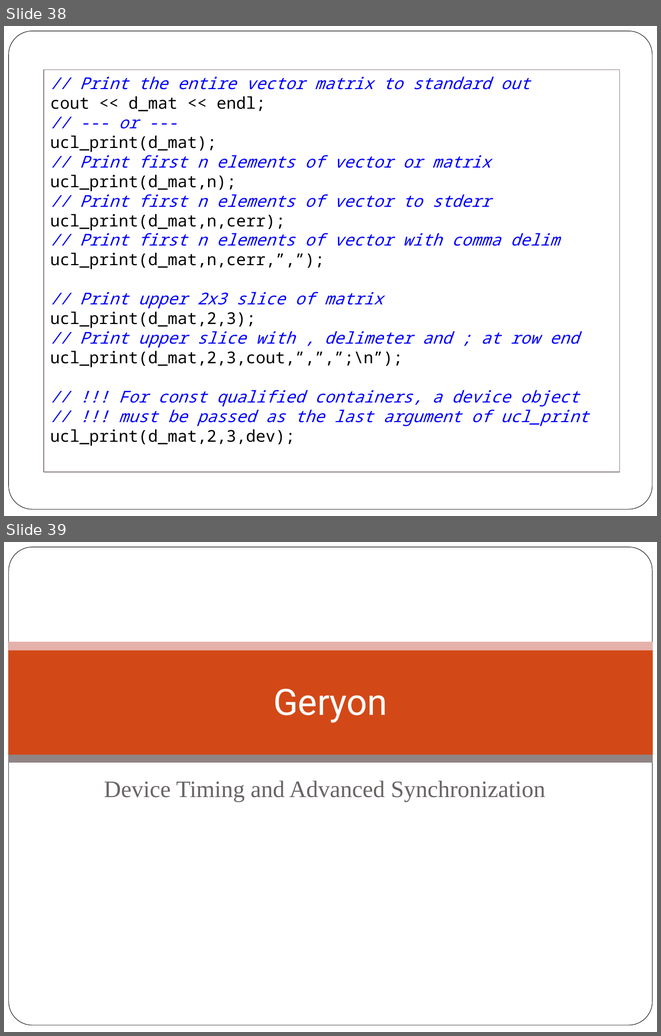
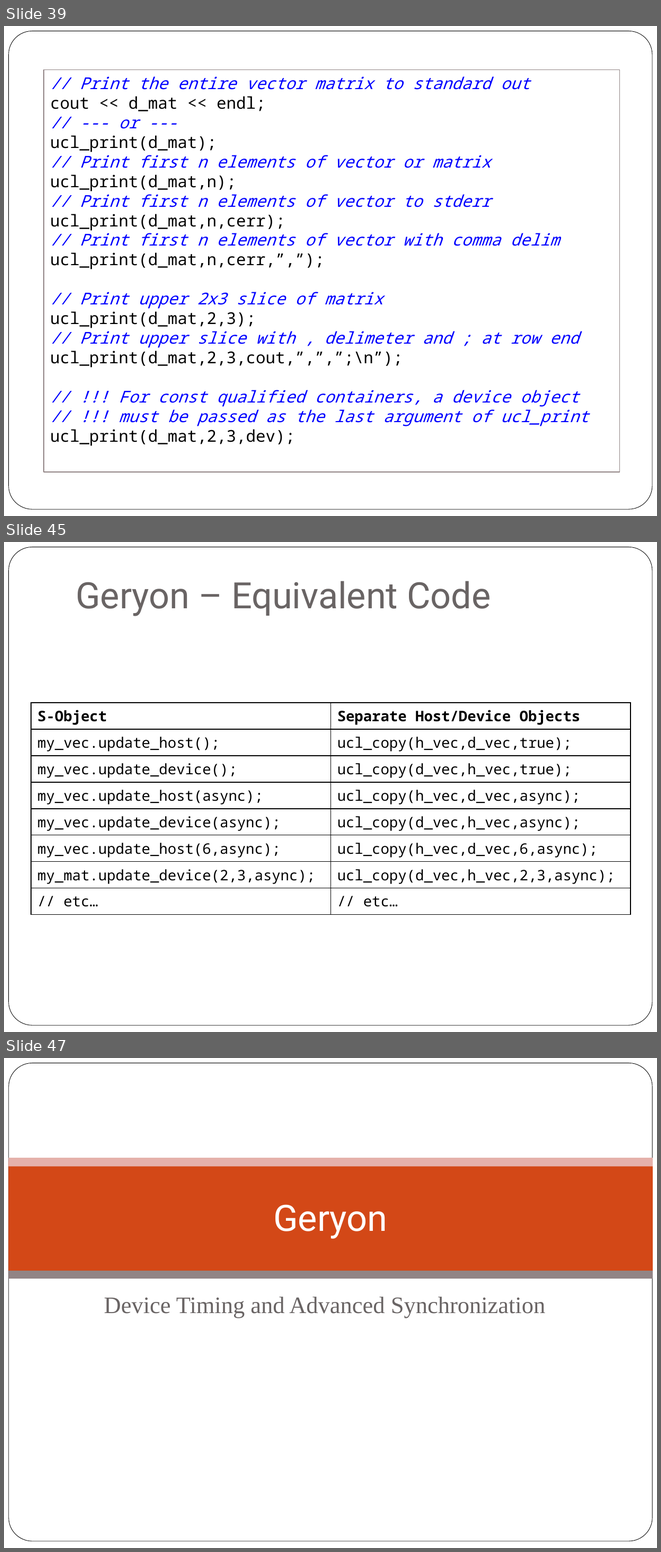
Before and after one commit to scicomp/geryon, a slide deck: geryon.pptx. Shown one above the other, each under a label of ours: slides 38 and 39 before the commit, slides 39, 45 and 47 after it; the slides between them are not shown. The pictures are 661x1036 and 661x1552 pixels, drawn with LibreOffice and Linux fonts; fonts in the diff are those of the drawing; background and template pictures are left out. Boxes give left, top, right and bottom in pixels: in the first picture for what was removed or moved away, otherwise in the second. Text is boxed around its words. In the diff, an @@ line names an element or a change of style, - is before the commit and + after.

Commit message:
Geryon: Updating example and documentation.

```diff
--- a/geryon.pptx
+++ b/geryon.pptx
@@ slide 45 added at (4, 542, 657, 1032), background #FFFFFF; not listed: 1 template element that a slide beside it also shows @@
@@ title added at (76, 581, 491, 616), 40 pt, text #696464 @@
+Geryon – Equivalent Code
@@ table added at (31, 703, 630, 914), 8 rows, 2 columns @@
+S-Object | Separate Host/Device Objects
+my_vec.update_host(); | ucl_copy(h_vec,d_vec,true);
+my_vec.update_device(); | ucl_copy(d_vec,h_vec,true);
+my_vec.update_host(async); | ucl_copy(h_vec,d_vec,async);
+my_vec.update_device(async); | ucl_copy(d_vec,h_vec,async);
+my_vec.update_host(6,async); | ucl_copy(h_vec,d_vec,6,async);
+my_mat.update_device(2,3,async); | ucl_copy(d_vec,h_vec,2,3,async);
+// etc… | // etc…
@@ what was slide 38 is now slide 39 @@
@@ what was slide 39 is now slide 47 @@
```
Also in this commit, not shown: 11 slides changed, 9 other slides added, 2 other files.
